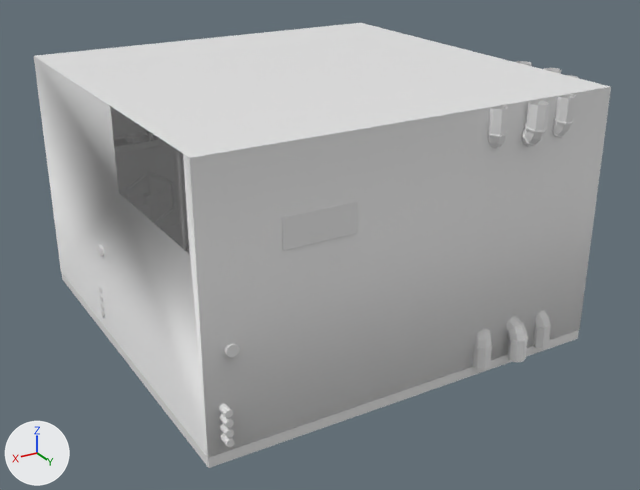
The FBX model Assets/Models/Room Handle/HandleRoom.fbx as it was, and as the next commit left it.
Before and after are seen from a 50 mm camera at (6.26, 10.97, 6.37) aimed at (-0.07, 0.42, 1.1). The axes (+X, +Y, +Z) are drawn at lower left. The lights are the same throughout. Where no turn or scale is listed for an object, it has been applied to the vertices. Vertices at the same position are counted once.
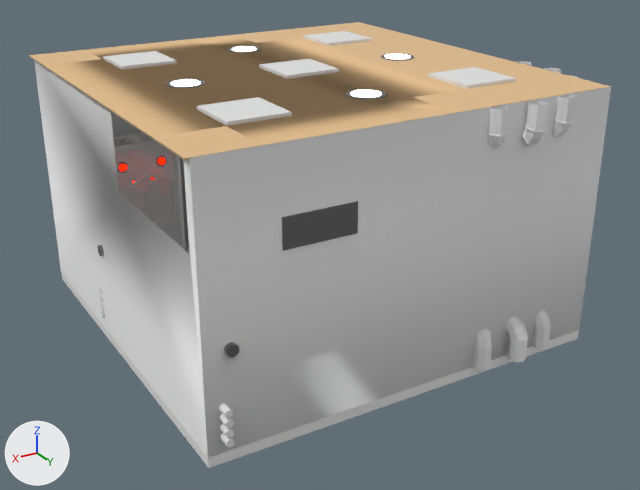
Edits to the bpy script that builds the scene:
```text
Change me_cube_010:
    where me_cube_010.from_pydata(...)  # 24 vertices, 18 faces; spans x -3.0..3.0, y -3.0..3.0, z -0.74..2.89
    verts and faces of me_cube_010; kept vertices keep their numbers, new ones are numbered from 24
    me_cube_010 part 1
    add delete_faces([(2, 15, 13, 5), (5, 13, 14, 11), (11, 14, 23, 22), (8, 11, 22, 21, 20, 23, 14, 12), (2, 8, 12, 15)])
Change me_cube_004:
    where me_cube_004.from_pydata(...)  # 20 vertices, 18 faces; spans x -0.49..0.49, y -0.86..0.05, z -2.63..0.2
    add me_cube_004.materials.append(mat_metalic)  # grey #838383
Add ob_lamps:
    ob_lamps = bpy.data.objects.new('Lamps', me_cylinder_031)  # 128 vertices, 72 faces; spans x -3.66..0.2, y -1.93..1.93, z -0.03..0.03; in mat_light (white #e7e7e7)
    ob_lamps.location = (1.76, -0.02, 3.66)
Add ob_ceil:
    ob_ceil = bpy.data.objects.new('Ceil', me_roomboundaries_002)  # 276 vertices, 294 faces; spans x -5.62..0.43, y -5.62..0.43, z -0.01..0.01; in mat_roomboundaries (beige #e7c08e)
    ob_ceil.location = (2.62, 2.57, 3.66)
Add ob_base_004:
    ob_base_004 = bpy.data.objects.new('base.004', me_circle_012)  # 96 vertices, 98 faces; spans x -0.09..0.09, y 0.0..0.017, z -0.09..0.09; in mat_metal (grey #797979)
    ob_base_004.location = (1.3, -2.39, 1.88)
Add ob_alarm_005:
    ob_alarm_005 = bpy.data.objects.new('alarm.005', me_sphere_013)  # 57 vertices, 56 faces; spans x -0.0584..0.0584, y 0.0126..0.0644, z -0.0584..0.0584; in mat_material_005 (red #ff140d)
    ob_alarm_005.location = (1.96, -2.39, 1.88)
Add ob_alarm_004:
    ob_alarm_004 = bpy.data.objects.new('alarm.004', me_sphere_013.copy())
    ob_alarm_004.location = (1.3, -2.39, 1.88)
Add ob_base_005:
    ob_base_005 = bpy.data.objects.new('base.005', me_circle_012.copy())
    ob_base_005.location = (1.96, -2.39, 1.88)
Add ob_lamps_001:
    ob_lamps_001 = bpy.data.objects.new('Lamps.001', me_cylinder_034)  # a 16-sided cylinder along z spanning x -0.25..0.25, y -0.25..0.25, z -0.03..0.03; a 16-sided cylinder along z spanning x 1.48..1.98, y -1.98..-1.48, z -0.03..0.03; a 16-sided cylinder along z spanning x -1.98..-1.48, y -1.98..-1.48, z -0.03..0.03; a 16-sided cylinder along z spanning x -0.25..0.25, y -3.71..-3.21, z -0.03..0.03; in mat_lamp (grey #868686)
    ob_lamps_001.location = (0.03, 1.71, 3.66)
Add ob_fan:
    ob_fan = bpy.data.objects.new('Fan', me_cube_020)  # 1100 vertices, 590 faces; spans x -3.88..0.42, y -0.42..3.88, z -0.06..0.06
    ob_fan.location = (1.76, -1.75, 3.66)
```

Changed parts and their boxes [x1, y1, x2, y2] in the pictures (640 x 490 px):
'Ceil', added (beige): after [29, 22, 611, 161]
'Fan', added: after [103, 31, 516, 126]
'Cube.001', recoloured: [282, 201, 358, 251] in both
'Lamps', added: after [171, 46, 411, 97]
'Lamps.001', added: after [167, 46, 414, 99]
'base.005', added: after [117, 162, 128, 173]
'base.004', added: after [156, 156, 167, 166]
'alarm.005', added: after [120, 164, 127, 171]
'alarm.004', added: after [158, 158, 165, 164]
part 1 of me_cube_010, deleted: before [111, 107, 189, 244]
